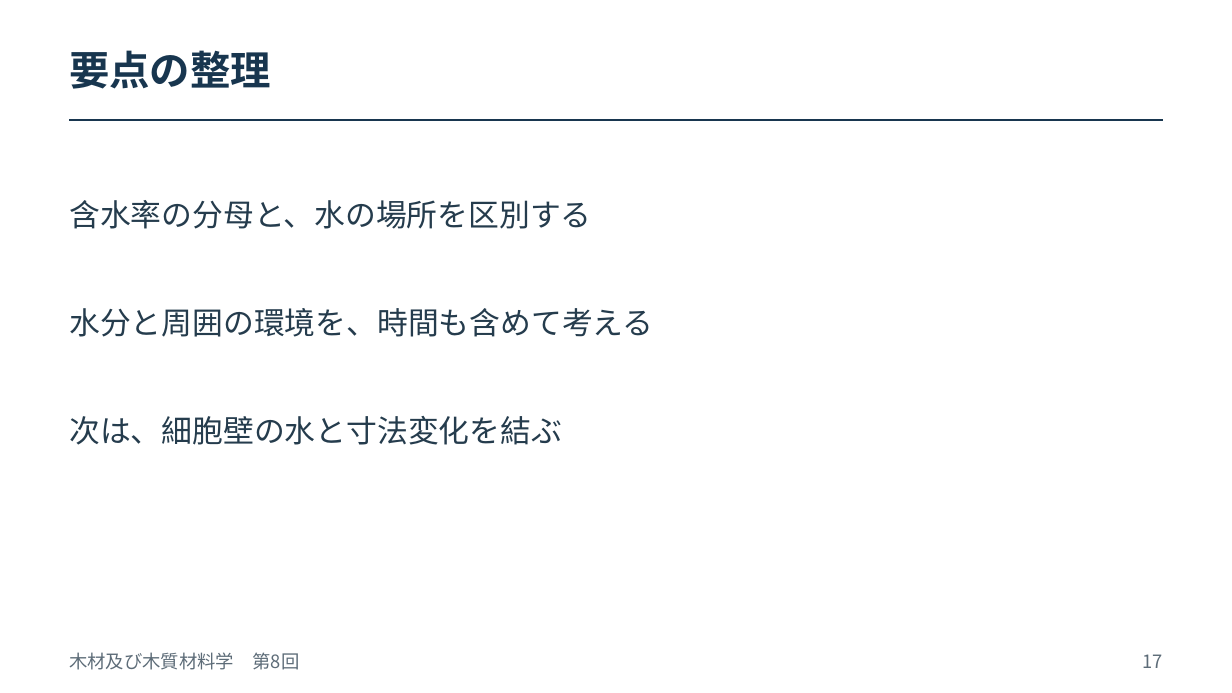
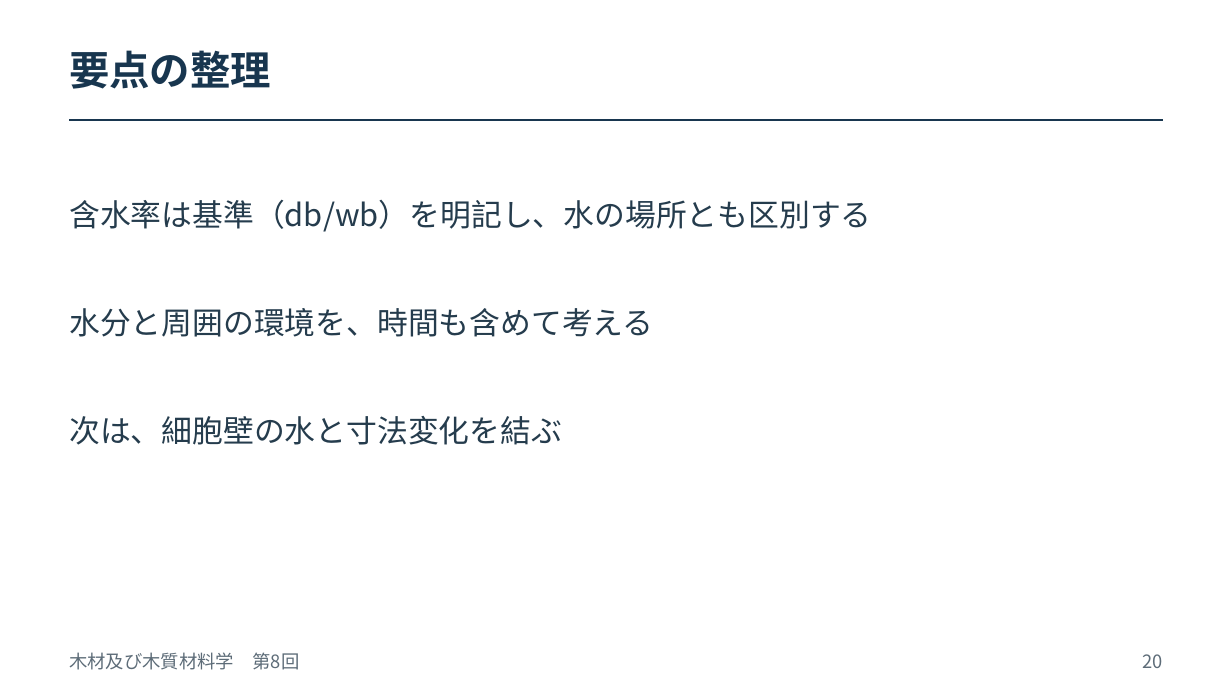
Before and after one commit to zooc-14calbp/wood-science-course, a slide deck: slide 20 of 第08回/08_木材と水.pptx (slide 17 before the commit). Drawn at 1232x693 pixels with LibreOffice and Linux fonts; fonts in the diff are those of the drawing. Boxes give left, top, right and bottom in pixels: in the first picture for what was removed or moved away, otherwise in the second. Text is boxed around its words. In the diff, an @@ line names an element or a change of style, - is before the commit and + after.

```diff
--- a/第08回/08_木材と水.pptx
+++ b/第08回/08_木材と水.pptx
@@ text at (69,200,871,232): text changed @@
-含水率の分母と、水の場所を区別する
+含水率は基準（db/wb）を明記し、水の場所とも区別する
@@ text at (1142,654,1162,668): text changed @@
-17
+20
```
Also in this commit, not shown: 15 other slides changed, 4 slides added, 1 slide removed, 12 other files.
